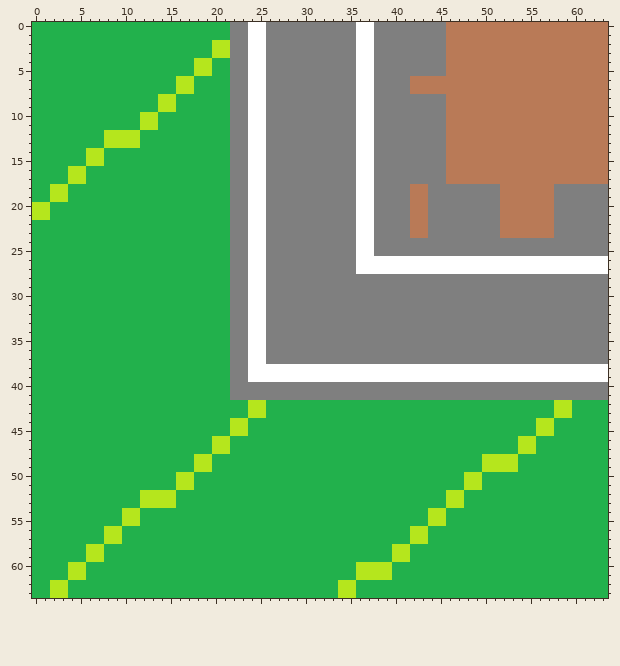
Pixel-art sprite -- gameproject/src/main/webapp/images/img_rampart_7.png. The picture above is the old version.
The file is 64x64 pixels.
The same view after the edit:
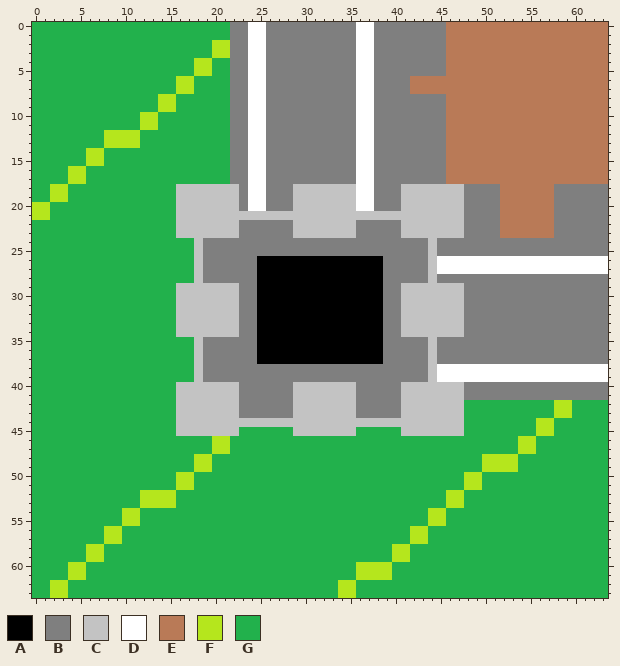
Palette (. is transparent): A #000000  B #7f7f7f  C #c3c3c3  D #ffffff  E #b97a57  F #b5e61d  G #22b14c
Changes in this commit:
The author changed colour B to colour A in rows 26 to 27 at x 26 to 35; in rows 28 to 37 at x 26 to 38.
The author changed colour D to colour A in rows 26 to 27 at x 25 and 36 to 38; in rows 28 to 37 at x 25.
The author changed colour D to colour B in rows 22 to 25 at x 24 to 25 and 36 to 37; in rows 26 to 27 at x 24 and 39 to 43; in rows 28 to 37 at x 24; in rows 38 to 39 at x 24 to 43.
The author changed colour F to colour B in rows 42 to 43 at x 24 to 25.
The author changed colour G to colour B in rows 24 to 28 at x 19 to 21; in rows 35 to 39 at x 19 to 21; in rows 42 to 43 at x 23, 26 to 28 and 36 to 40.
The author changed colour B to colour C in rows 18 to 20 at x 22, 29 to 35, 41 and 44 to 47; in row 21 at x 22 to 23, 26 to 35, 38 to 41 and 44 to 47; in rows 22 to 23 at x 22, 29 to 35, 41 and 44 to 47; in rows 24 to 25 at x 44; in row 28 at x 44; in rows 29 to 34 at x 22 and 41 to 47.
The author changed colour B to colour C in rows 35 to 37 at x 44; in rows 40 to 41 at x 22, 29 to 35 and 41 to 47.
The author changed colour D to colour C in row 21 at x 24 to 25 and 36 to 37; in rows 26 to 27 at x 44; in rows 38 to 39 at x 44.
The author changed colour E to colour C in rows 18 to 23 at x 42 to 43.
The author changed colour F to colour C in row 44 at x 22 to 23; in row 45 at x 22.
The author changed colour G to colour C in rows 18 to 23 at x 16 to 21; in rows 24 to 28 at x 18; in rows 29 to 34 at x 16 to 21; in rows 35 to 39 at x 18; in rows 40 to 41 at x 16 to 21; in rows 42 to 43 at x 16 to 22, 29 to 35 and 41 to 47.
The author changed colour G to colour C in row 44 at x 16 to 21 and 24 to 47; in row 45 at x 16 to 21, 29 to 35 and 41 to 47.
The author changed colour F to colour G in row 45 at x 23.
Boxes around the changes in both pictures, in picture pixels (x1, y1, x2, y2):
changed: (176, 184, 464, 436)
